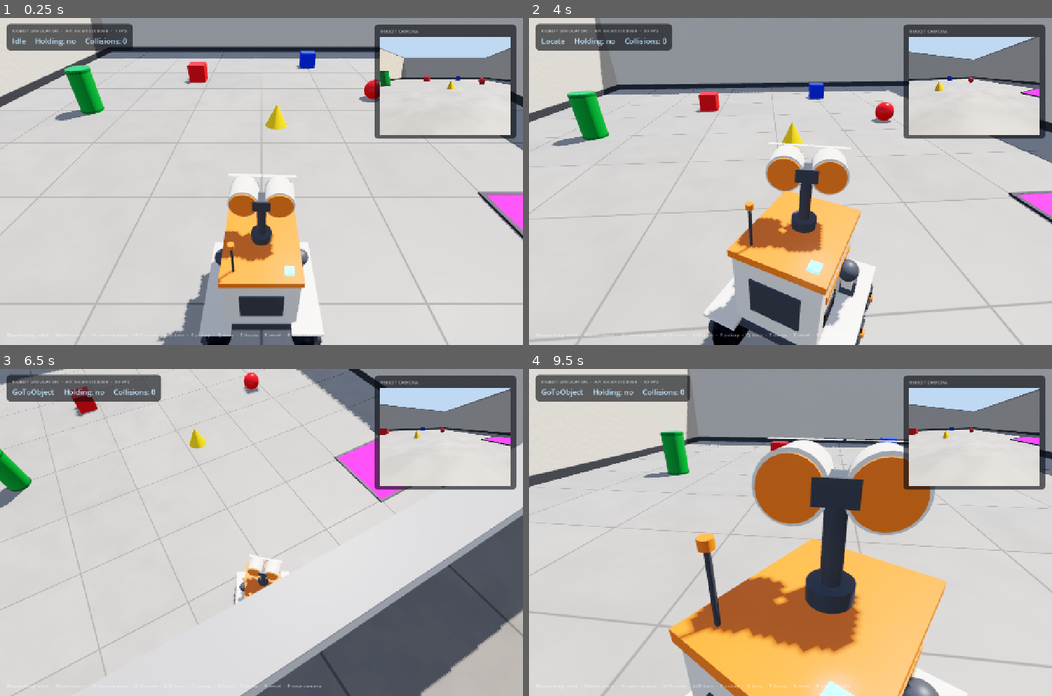
Above: before the commit, frames 1-4 (two rows, left to right).
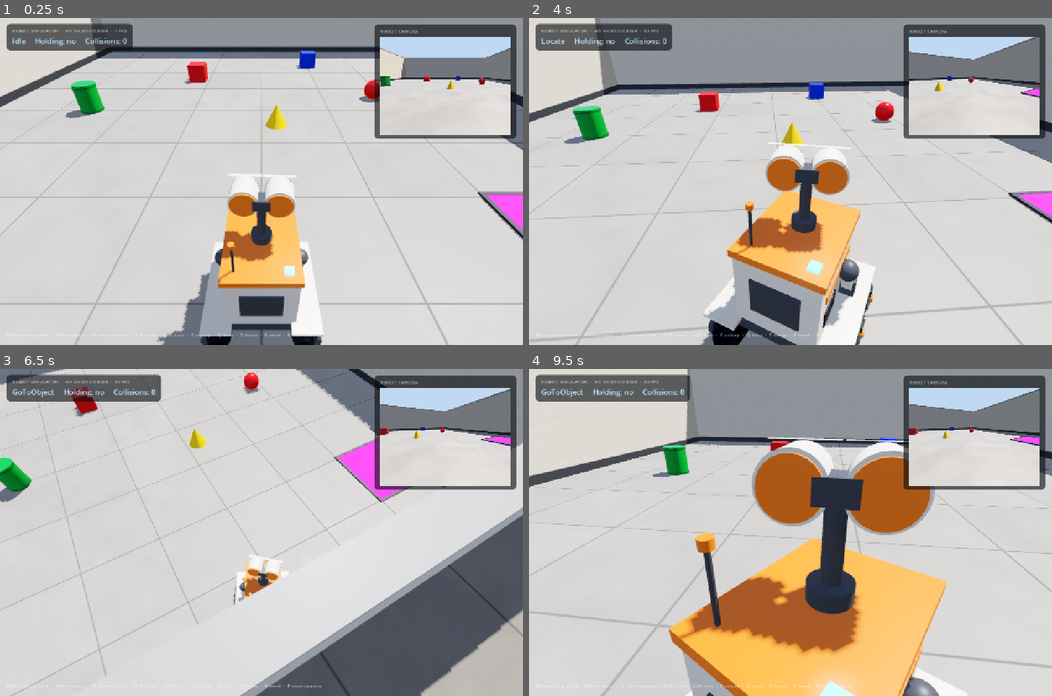
Above: after the commit, the same moments.

Repository: yashhhvardhannn/Hackoween
Game: Godot game, scene res://scenes/world.tscn
The game is run twice, just before and just after one commit, with the same random seed, the same clock (stepped at 60 frames per second) and the same inputs.
Inputs (mouse positions are in pixels of both pictures, inside the frame that each line leads up to):
- Up to frame 1 (0.25 s): no input
- Up to frame 2 (4 s): tap Enter at 0.5 s; move the mouse to (905, 165) at 0.52 s; hold D 0.53-1.25 s; tap E at 0.6 s; click (905, 165) at 0.67 s; drag from (685, 197) to (764, 246) at 1.27 s; move the mouse to (842, 109) at 2.02 s; hold D 2.03-2.75 s; tap T at 2.1 s; drag from (764, 246) to (633, 132) at 2.77 s; move the mouse to (947, 230) at 3.52 s; hold A from 3.53 s (still down); tap P at 3.6 s
- Up to frame 3 (6.5 s): release A at 4.25 s; drag from (104, 483) to (183, 450) at 4.27 s; move the mouse to (287, 532) at 5.02 s; hold S 5.03-5.75 s; tap E at 5.1 s; click (287, 532) at 5.17 s; drag from (183, 450) to (156, 548) at 5.77 s
- Up to frame 4 (9.5 s): move the mouse to (905, 516) at 6.52 s; hold W 6.53-7.25 s; tap T at 6.6 s; drag from (685, 548) to (764, 597) at 7.27 s; move the mouse to (842, 460) at 8.02 s; hold S 8.03-8.75 s; tap P at 8.1 s; drag from (764, 597) to (633, 483) at 8.77 s

The runs differ from the first frame. In frame 1, 0.4% of the frame differs, in the area x 10-75%, y 14-32%; in frame 2, 0.4%; in frame 3, 0.2%; in frame 4, 0.3%.

Commit message:
engine: make the cylinder 0.4 m tall so it doesn't block the camera when carried
At 0.6 m the carried cylinder rose above the 0.5 m camera and hid the middle
of the view up to the horizon, so Claude couldn't see the drop zone and kept
turning (10 turns in a row in run 20261105_101735). At 0.4 m its top stays
below the far baseline and the zone is visible over it; it is still clearly
the tallest object (others are 0.3 m).

- world_builder.gd: CYLINDER_HEIGHT const (mesh, collision shape, spawn
  height, rims)
- mock_engine/server.py: same 0.4 m height
- agent/prompts.py: "tallest" example uses 0.4 m

Co-Authored-By: Claude Opus 5.5 <noreply@anthropic.com>

Diff:
--- a/engine/scripts/world_builder.gd
+++ b/engine/scripts/world_builder.gd
@@ -5,6 +5,9 @@
 const PORT := 8080
 const SPEED := 1.0
 const TURN_SPEED := 90.0
+# Cylinder is the tallest object, but kept below the camera (0.5 m) so it does not
+# hide the middle of the view when carried.
+const CYLINDER_HEIGHT := 0.4
 const PICKUP_REACH := 0.5      # brief: reach 0.5 m, measured from the robot's FRONT
 const ROBOT_RADIUS := 0.28     # matches the body capsule; the front is this far from the centre
 const CAMERA_FORWARD := 0.28   # brief: camera at the robot front, 0.5 m above the floor
@@ -330,7 +333,7 @@
 	_make_object("CubeA", "cube", Color(0.86, 0.09, 0.08), Vector3(1.5, 0.16, -1.2))
 	_make_object("SphereB", "sphere", Color(0.86, 0.09, 0.08), Vector3(0.5, 0.16, 1.8))
 	_make_object("CubeC", "cube", Color(0.08, 0.2, 0.86), Vector3(2.5, 0.16, 1.0))
-	_make_object("CylinderD", "cylinder", Color(0.1, 0.62, 0.22), Vector3(0, 0.3, -2.5))
+	_make_object("CylinderD", "cylinder", Color(0.1, 0.62, 0.22), Vector3(0, CYLINDER_HEIGHT / 2.0 + 0.01, -2.5))
 	_make_object("ConeE", "cone", Color(0.97, 0.78, 0.06), Vector3(-0.5, 0.16, 0.2))
 	_make_drop_zone()
 
@@ -397,12 +400,12 @@
 			var cylinder_mesh := CylinderMesh.new()
 			cylinder_mesh.top_radius = 0.15
 			cylinder_mesh.bottom_radius = 0.15
-			cylinder_mesh.height = 0.6
+			cylinder_mesh.height = CYLINDER_HEIGHT
 			cylinder_mesh.radial_segments = 48
 			mesh.mesh = cylinder_mesh
 			var cylinder_shape := CylinderShape3D.new()
 			cylinder_shape.radius = 0.15
-			cylinder_shape.height = 0.6
+			cylinder_shape.height = CYLINDER_HEIGHT
 			cs.shape = cylinder_shape
 		"cone":
 			var cone_mesh := CylinderMesh.new()
@@ -421,7 +424,7 @@
 	if kind == "cylinder":
 		# Rolled rims top and bottom, like a real tin.
 		var rim_mat := _object_mat(color.darkened(0.3), kind)
-		for y: float in [-0.27, 0.27]:
+		for y: float in [-(CYLINDER_HEIGHT / 2.0 - 0.03), CYLINDER_HEIGHT / 2.0 - 0.03]:
 			var rim := MeshInstance3D.new()
 			var rim_mesh := CylinderMesh.new()
 			rim_mesh.top_radius = 0.156
